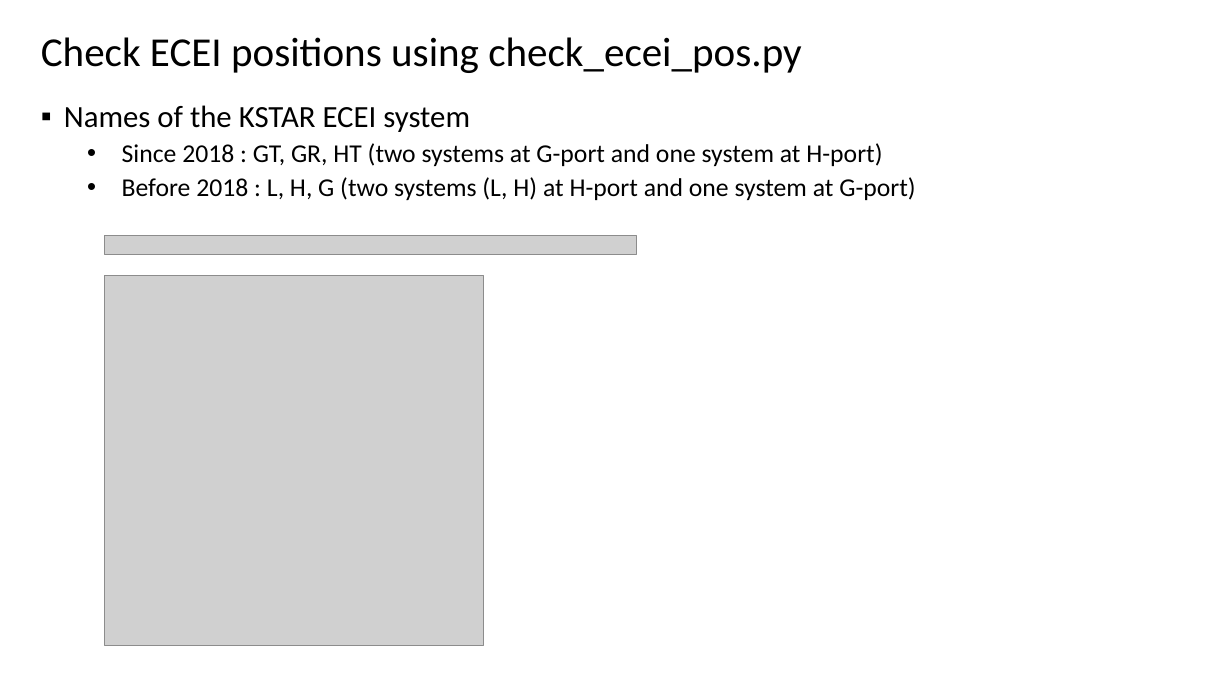
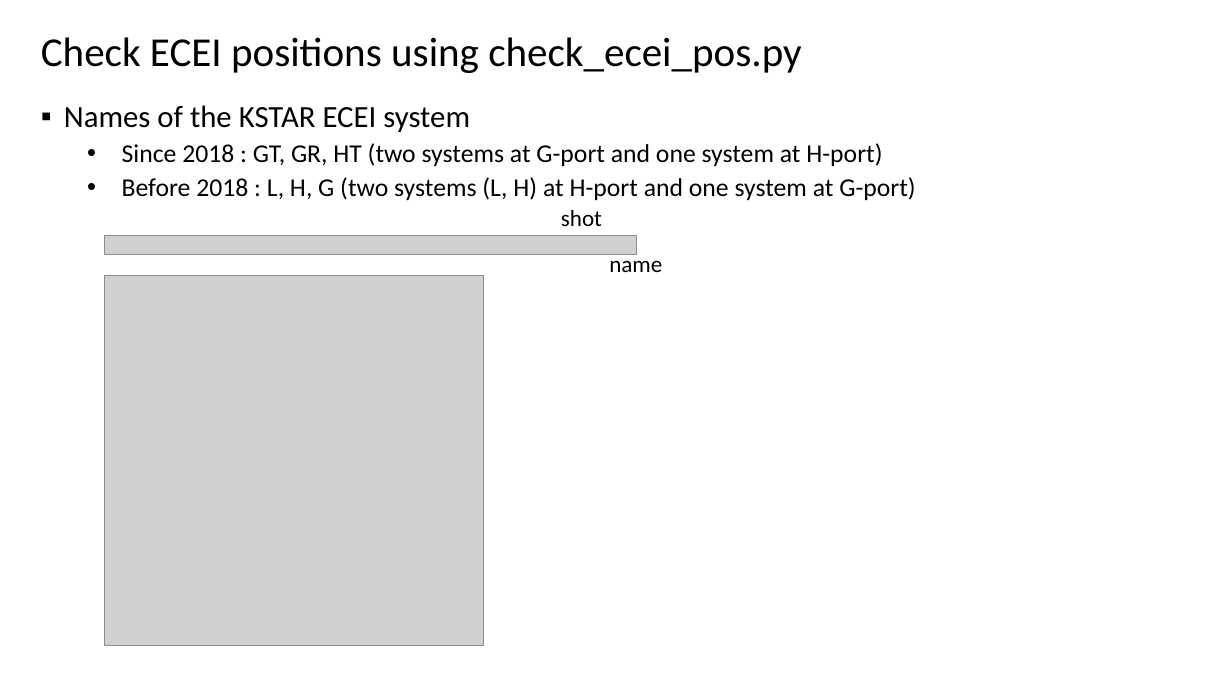
Before and after one commit to minjunJchoi/fluctana, a slide deck: slide 3 of docs/minjun_fluctana_quick_guide_ecei_image.pptx. Drawn at 1232x693 pixels with LibreOffice and Linux fonts; fonts in the diff are those of the drawing; grey boxes stand for pictures. Boxes give left, top, right and bottom in pixels: in the first picture for what was removed or moved away, otherwise in the second. Text is boxed around its words. In the diff, an @@ line names an element or a change of style, - is before the commit and + after.

```diff
--- a/docs/minjun_fluctana_quick_guide_ecei_image.pptx
+++ b/docs/minjun_fluctana_quick_guide_ecei_image.pptx
@@ text added at [561,210,602,226], 18 pt, text #000000 @@
+shot
@@ text added at [609,252,662,272], 18 pt, text #000000 @@
+name
```
Also in this commit, not shown: 2 other slides changed, 1 slide added.
